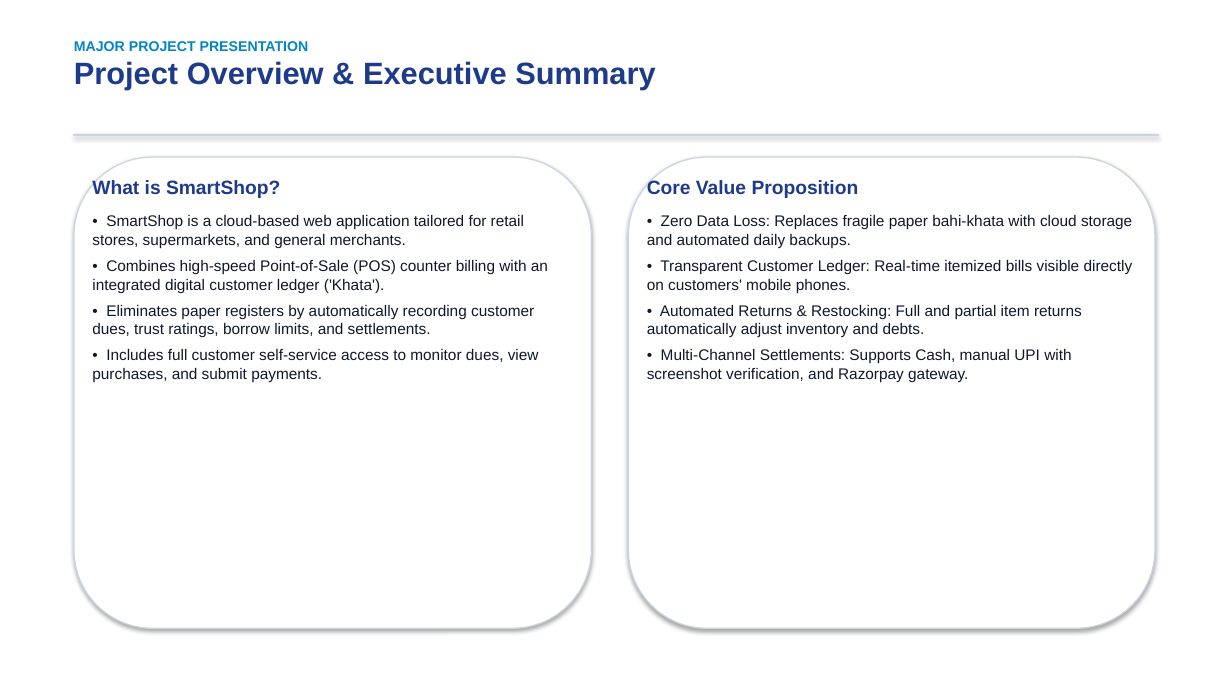
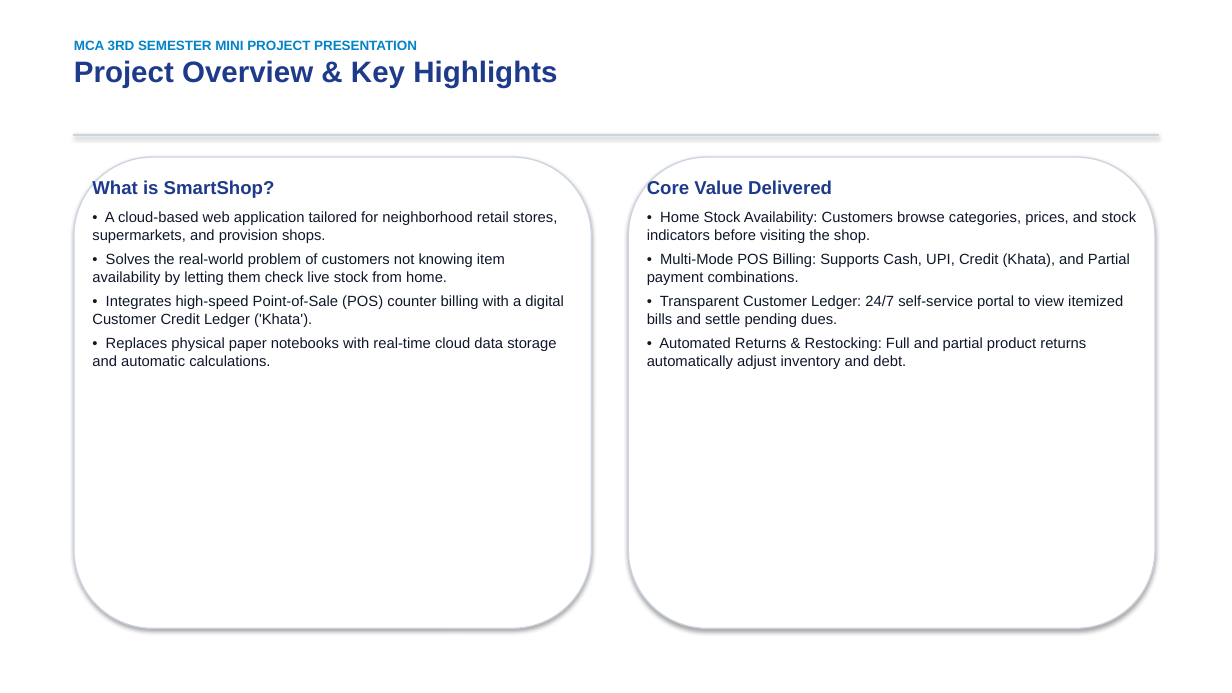
Before and after one commit to Ajitsingh57/SmartShop, a slide deck: slide 2 of docs/SmartShop_Project_Presentation.pptx. Drawn at 1232x693 pixels with LibreOffice and Linux fonts; fonts in the diff are those of the drawing. Boxes give left, top, right and bottom in pixels: in the first picture for what was removed or moved away, otherwise in the second. Text is boxed around its words. In the diff, an @@ line names an element or a change of style, - is before the commit and + after.

```diff
--- a/docs/SmartShop_Project_Presentation.pptx
+++ b/docs/SmartShop_Project_Presentation.pptx
@@ text at box(74, 40, 557, 88): text changed; size 24 to 10.5 pt; text colour #1E3A8A to #0284C7 @@
-MAJOR PROJECT PRESENTATION
-Project Overview & Executive Summary
+MCA 3RD SEMESTER MINI PROJECT PRESENTATION
+Project Overview & Key Highlights
@@ text at box(92, 179, 275, 198): size 15 to 14.5 pt in "What is SmartShop?"; less space between paragraphs @@
@@ text at box(647, 179, 1137, 369): text changed; size 12 to 11.5 pt @@
-Core Value Proposition
-• Zero Data Loss: Replaces fragile paper bahi-khata with cloud storage and automated daily backups.
-• Transparent Customer Ledger: Real-time itemized bills visible directly on customers' mobile phones.
-• Automated Returns & Restocking: Full and partial item returns automatically adjust inventory and debts.
-• Multi-Channel Settlements: Supports Cash, manual UPI with screenshot verification, and Razorpay gateway.
+Core Value Delivered
+• Home Stock Availability: Customers browse categories, prices, and stock indicators before visiting the shop.
+• Multi-Mode POS Billing: Supports Cash, UPI, Credit (Khata), and Partial payment combinations.
+• Transparent Customer Ledger: 24/7 self-service portal to view itemized bills and settle pending dues.
+• Automated Returns & Restocking: Full and partial product returns automatically adjust inventory and debt.
@@ text at box(92, 211, 564, 366): text changed; size 12 to 11.5 pt @@
-• SmartShop is a cloud-based web application tailored for retail stores, supermarkets, and general merchants.
-• Combines high-speed Point-of-Sale (POS) counter billing with an integrated digital customer ledger ('Khata').
-• Eliminates paper registers by automatically recording customer dues, trust ratings, borrow limits, and settlements.
-• Includes full customer self-service access to monitor dues, view purchases, and submit payments.
+• A cloud-based web application tailored for neighborhood retail stores, supermarkets, and provision shops.
+• Solves the real-world problem of customers not knowing item availability by letting them check live stock from home.
+• Integrates high-speed Point-of-Sale (POS) counter billing with a digital Customer Credit Ledger ('Khata').
+• Replaces physical paper notebooks with real-time cloud data storage and automatic calculations.
```
Also in this commit, not shown: 13 other slides changed, 16 other files.
